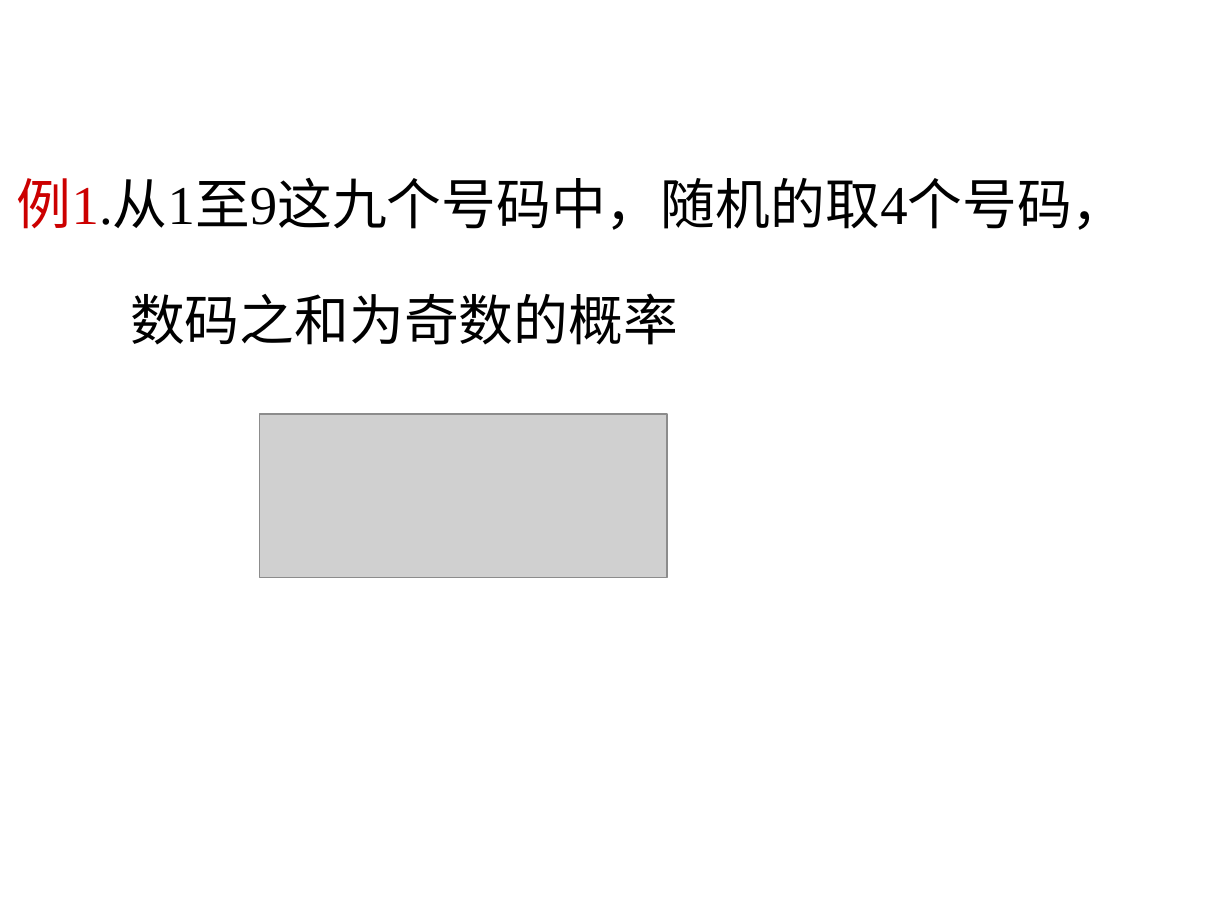
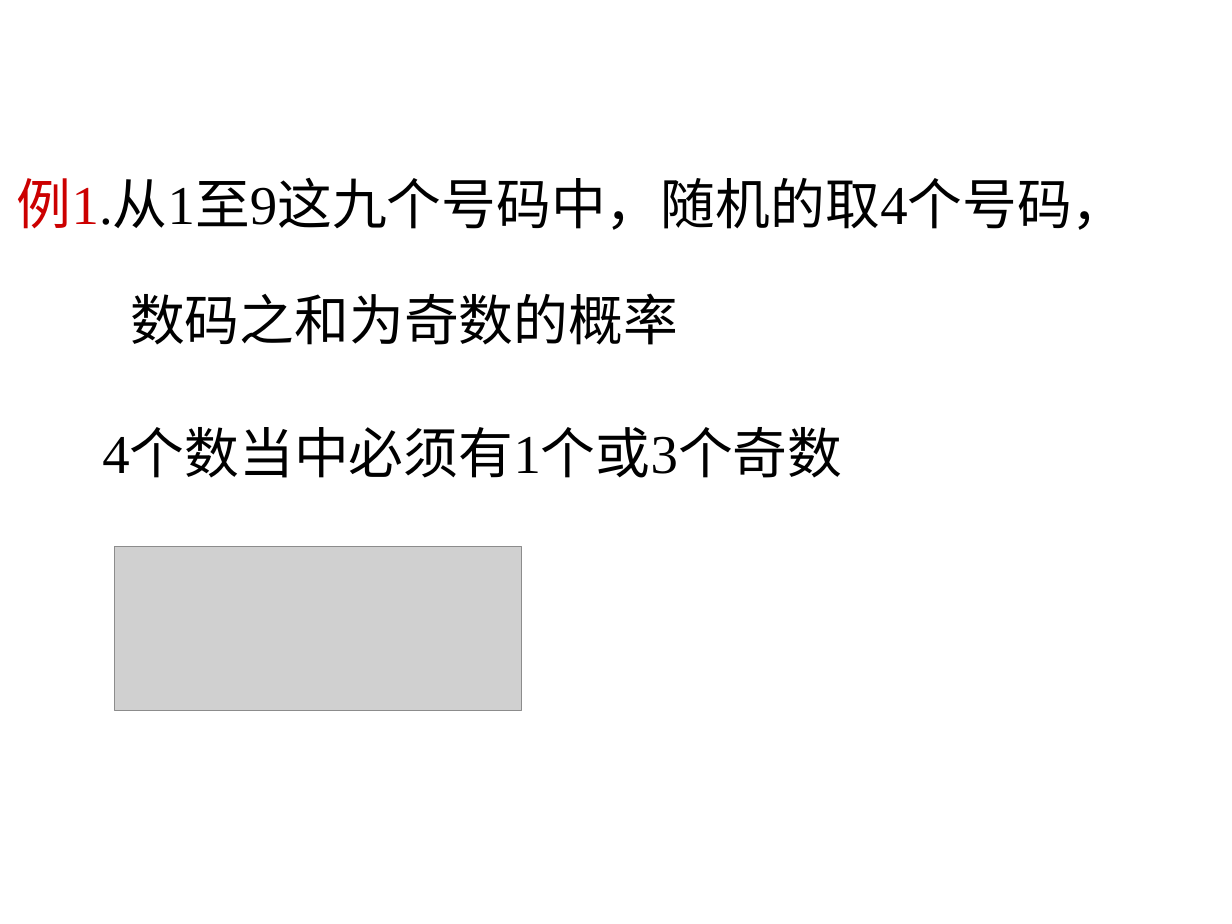
Before and after one commit to scistats/scistats.github.io, a slide deck: slide 5 of ppts/probability/01.2.ppt. Drawn at 1232x924 pixels with LibreOffice and Linux fonts; fonts in the diff are those of the drawing; grey boxes stand for pictures. Boxes give left, top, right and bottom in pixels: in the first picture for what was removed or moved away, otherwise in the second. Text is boxed around its words. In the diff, an @@ line names an element or a change of style, - is before the commit and + after.

```diff
--- a/ppts/probability/01.2.ppt
+++ b/ppts/probability/01.2.ppt
@@ text added at (102, 431, 842, 478), 32 pt, text #000000 @@
+4个数当中必须有1个或3个奇数
@@ picture: place and size @@
-picture at (260, 414, 668, 578)
+picture at (115, 547, 522, 711)
```
Also in this commit, not shown: 1 other slide changed, 1 other file.
